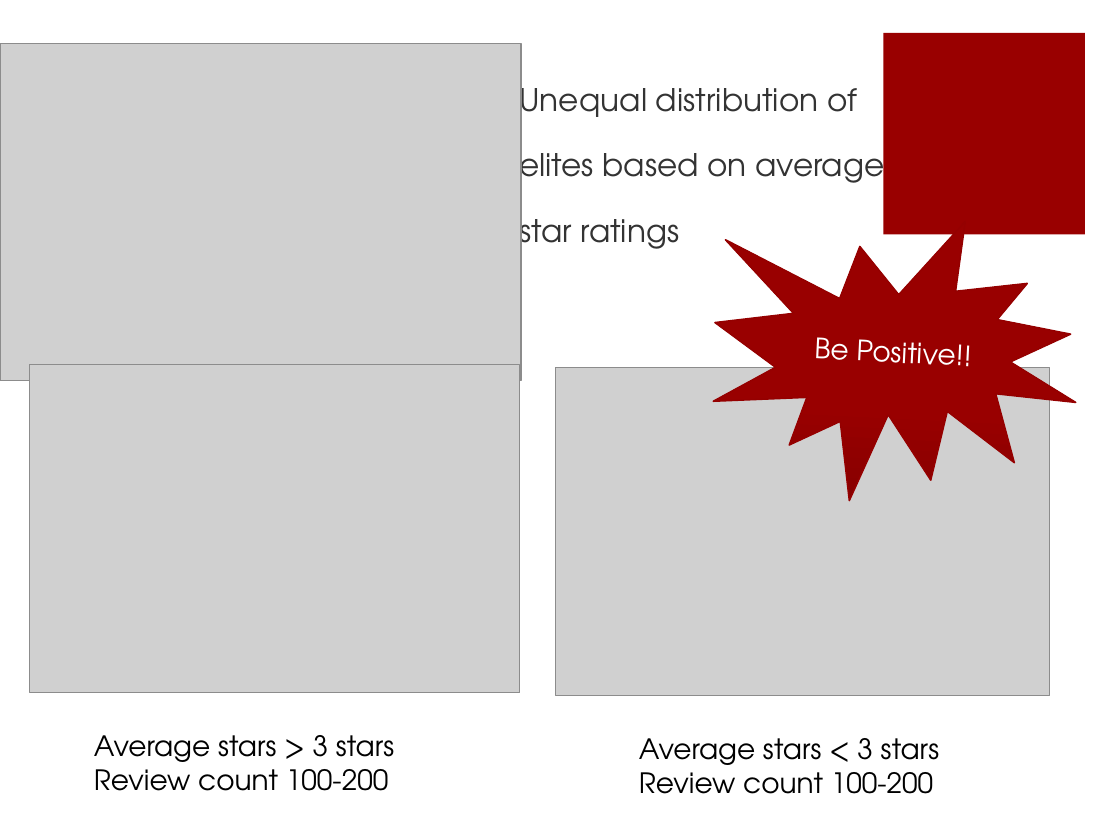
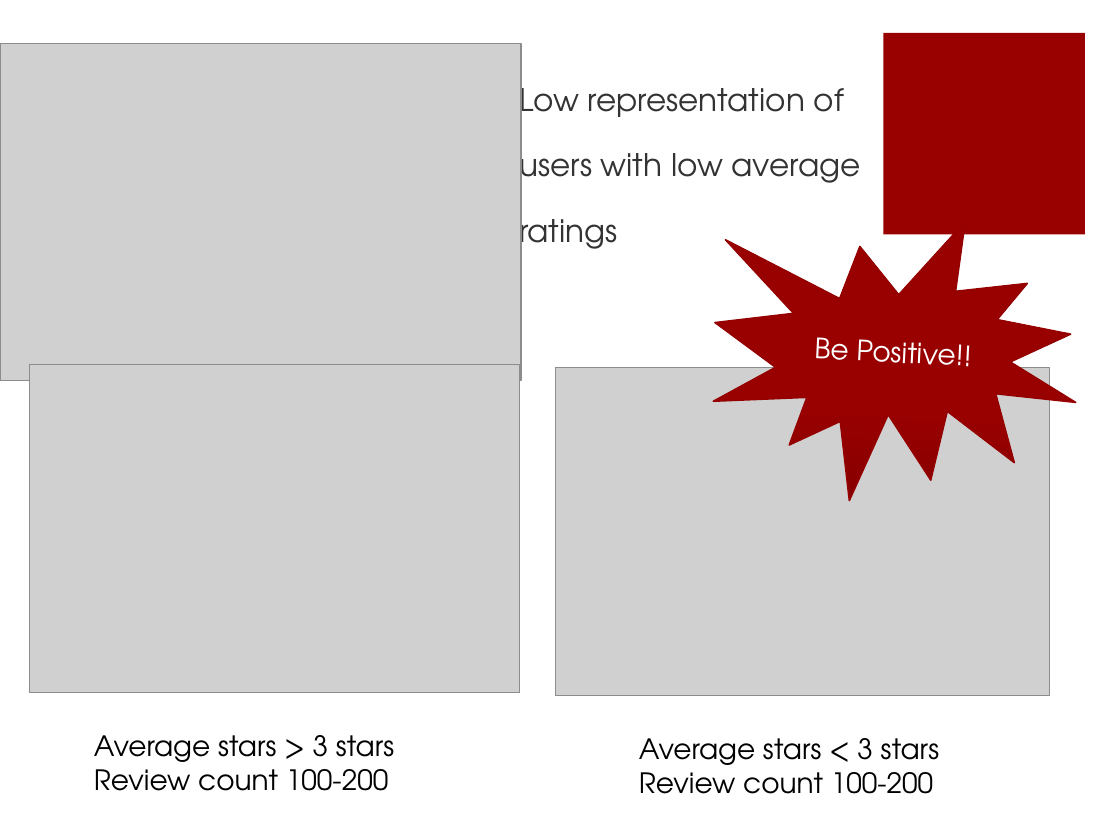
Before and after one commit to chc610/DAT_SF_18, a slide deck: slide 8 of final_project/Yelp_final.pptx (slide 5 before the commit). Drawn at 1120x840 pixels with LibreOffice and Linux fonts; fonts in the diff are those of the drawing; grey boxes stand for pictures. Boxes give left, top, right and bottom in pixels: in the first picture for what was removed or moved away, otherwise in the second. Text is boxed around its words. In the diff, an @@ line names an element or a change of style, - is before the commit and + after.

```diff
--- a/final_project/Yelp_final.pptx
+++ b/final_project/Yelp_final.pptx
@@ text at <box>519,79,861,256</box>: text changed @@
-Unequal distribution of
-elites based on average
-star ratings
+Low representation of
+users with low average
+ratings
```
Also in this commit, not shown: 4 other slides changed, 3 slides added, 1 other file.
